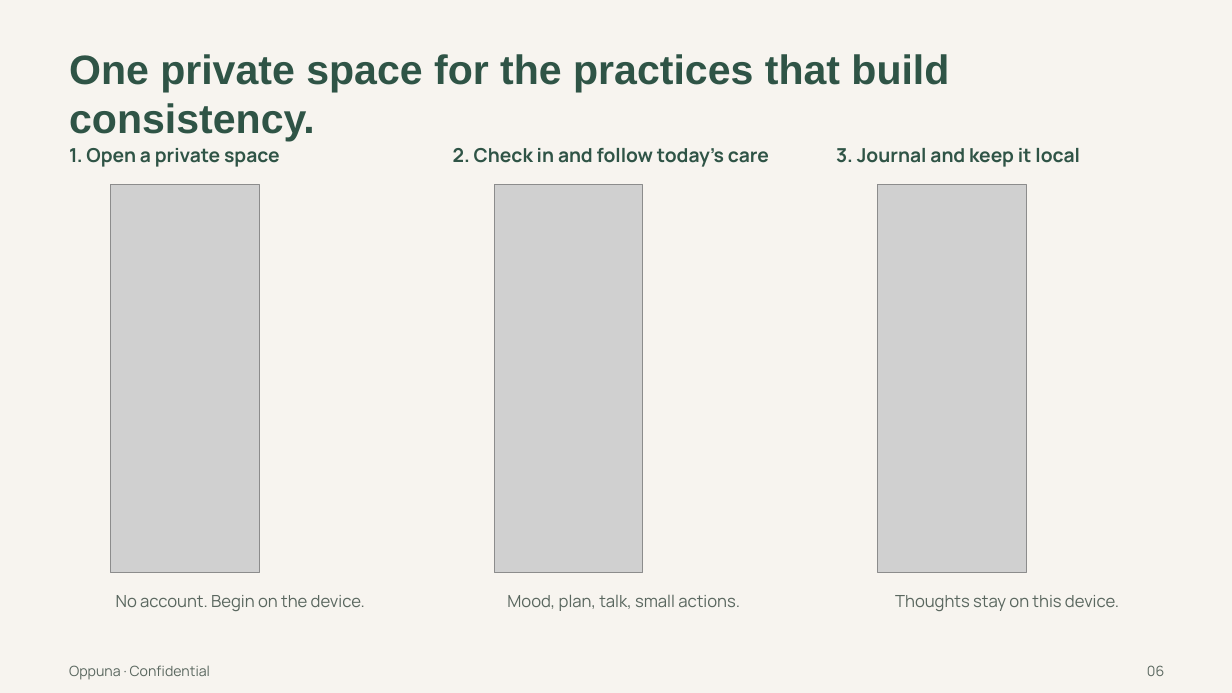
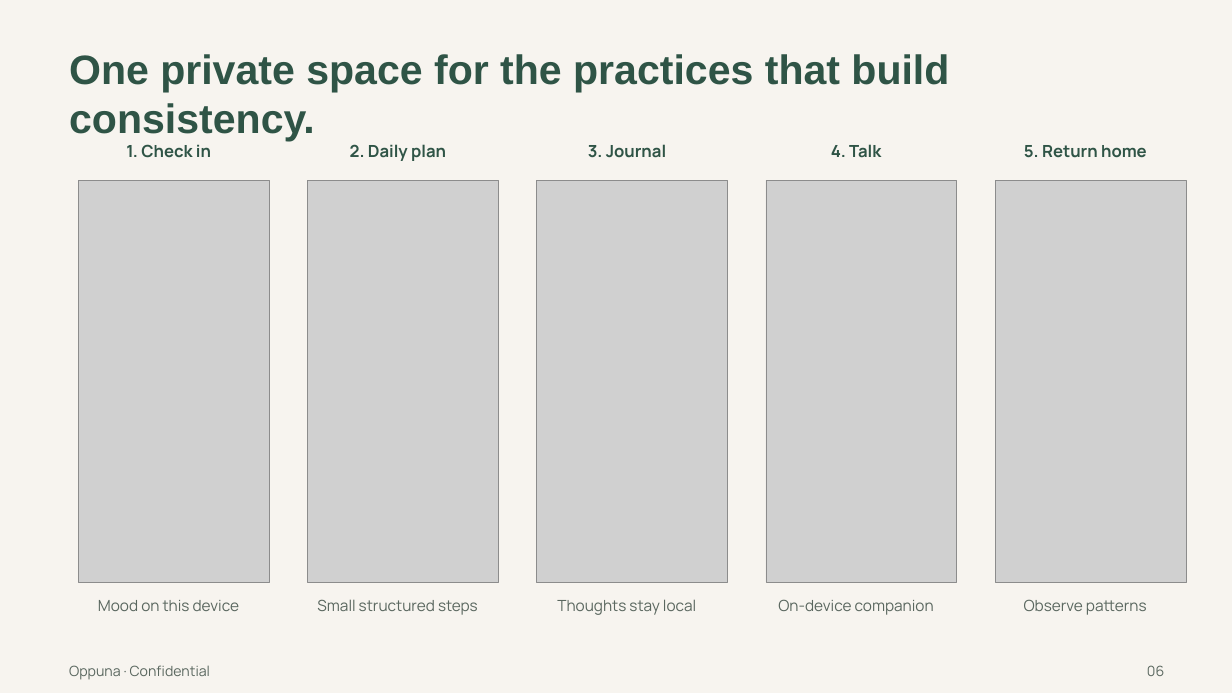
Before and after one commit to kaushik-i-b/oppuna, a slide deck: slide 6 of site/investor/Oppuna-Investor-Pitch-Deck.pptx. Drawn at 1232x693 pixels with LibreOffice and Linux fonts; fonts in the diff are those of the drawing; grey boxes stand for pictures. Boxes give left, top, right and bottom in pixels: in the first picture for what was removed or moved away, otherwise in the second. Text is boxed around its words. In the diff, an @@ line names an element or a change of style, - is before the commit and + after.

```diff
--- a/site/investor/Oppuna-Investor-Pitch-Deck.pptx
+++ b/site/investor/Oppuna-Investor-Pitch-Deck.pptx
@@ text removed at (69, 148, 280, 167) @@
-1. Open a private space
@@ text added at (126, 144, 211, 158), 13 pt, text #2F5446, bold @@
+1. Check in
@@ text added at (350, 144, 446, 161), 13 pt, text #2F5446, bold @@
+2. Daily plan
@@ text removed at (453, 148, 769, 167) @@
-2. Check in and follow today’s care
@@ text added at (588, 144, 666, 158), 13 pt, text #2F5446, bold @@
+3. Journal
@@ text added at (831, 144, 881, 158), 13 pt, text #2F5446, bold @@
+4. Talk
@@ text removed at (836, 148, 1080, 167) @@
-3. Journal and keep it local
@@ text added at (1024, 145, 1147, 158), 13 pt, text #2F5446, bold @@
+5. Return home
@@ picture: place and size @@
-picture at (111, 185, 260, 573)
+picture at (79, 180, 270, 582)
@@ picture added at (308, 180, 499, 582) @@
@@ picture removed at (494, 185, 643, 573) @@
@@ picture added at (537, 180, 728, 582) @@
@@ picture added at (766, 180, 958, 582) @@
@@ picture removed at (878, 185, 1027, 573) @@
@@ picture added at (995, 180, 1187, 582) @@
@@ text removed at (116, 595, 365, 611) @@
-No account. Begin on the device.
@@ text added at (317, 599, 478, 615), 12 pt, text #5A675F @@
+Small structured steps
@@ text removed at (507, 594, 740, 611) @@
-Mood, plan, talk, small actions.
@@ text added at (557, 599, 696, 615), 12 pt, text #5A675F @@
+Thoughts stay local
@@ text added at (778, 599, 934, 615), 12 pt, text #5A675F @@
+On-device companion
@@ text added at (1024, 599, 1147, 615), 12 pt, text #5A675F @@
+Observe patterns
@@ text at (98, 600, 239, 611): text changed; size 13 to 12 pt @@
-Thoughts stay on this device.
+Mood on this device
```
Also in this commit, not shown: 1 other slide changed, 34 other files.
